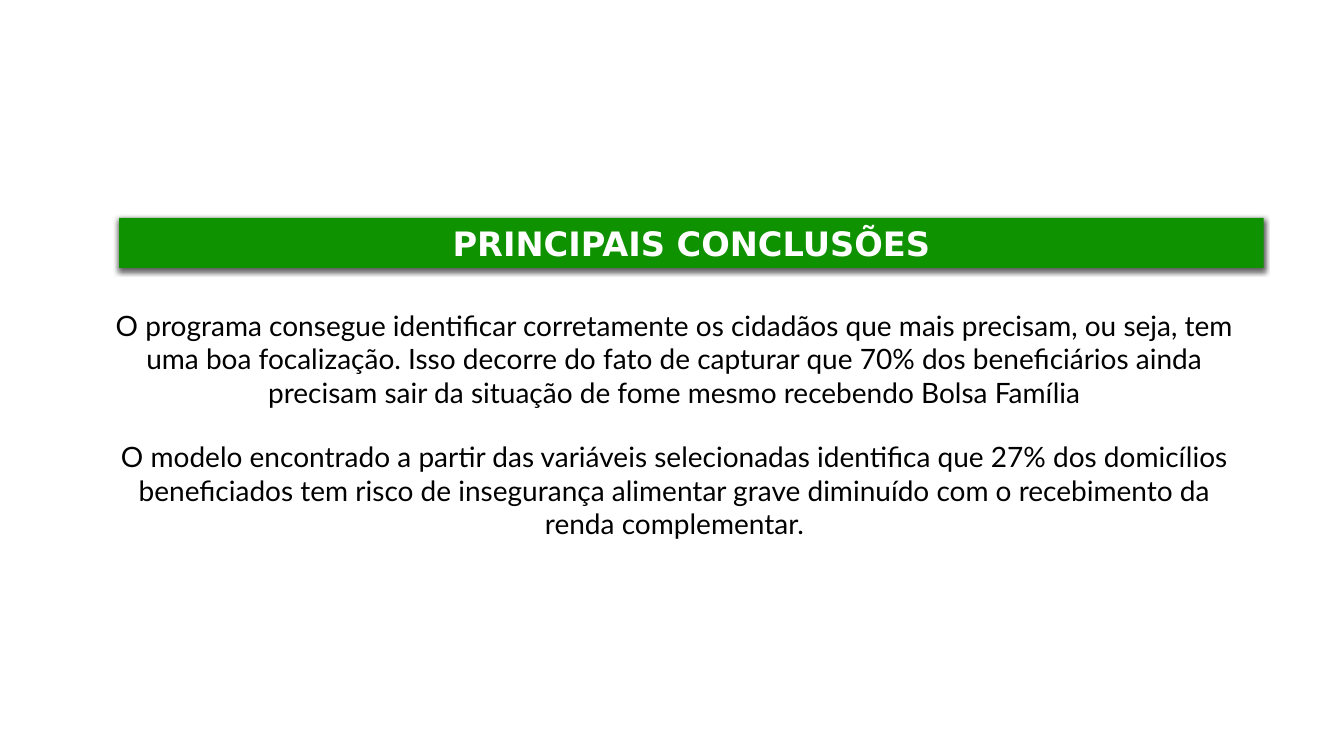
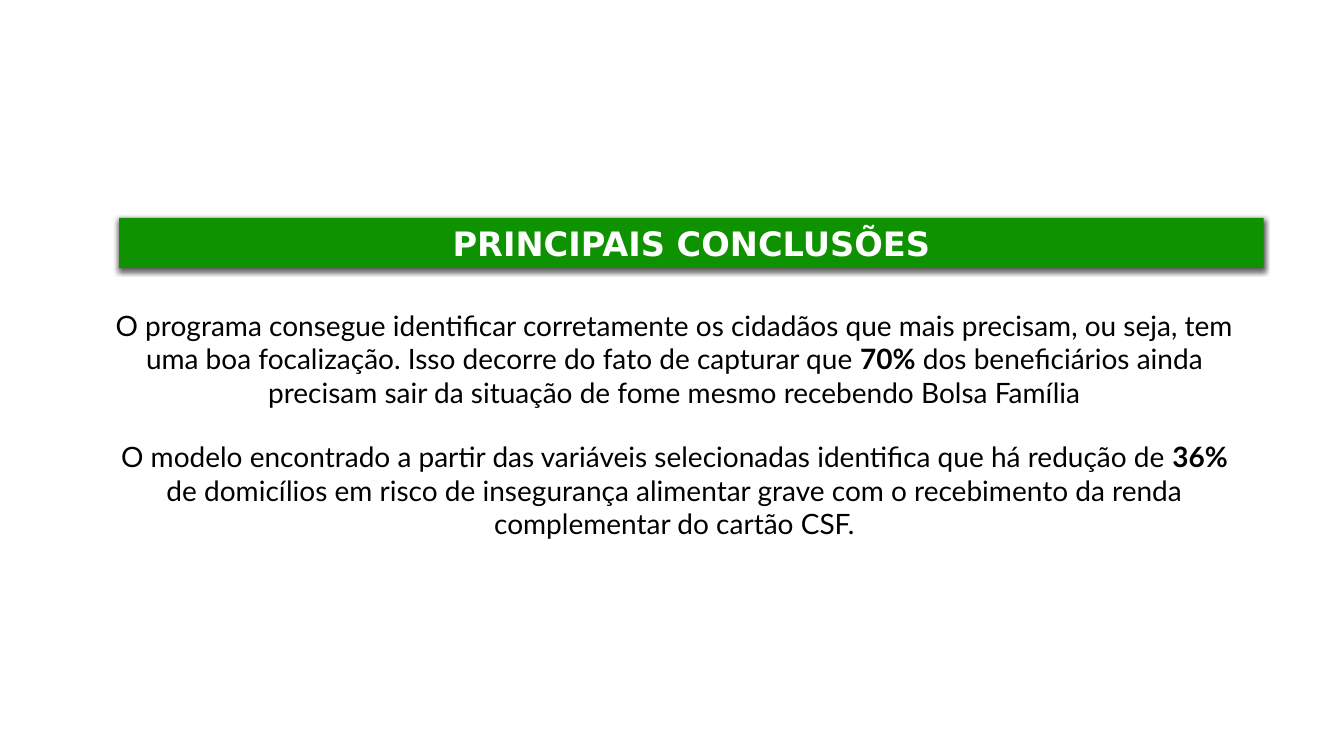
Before and after one commit to DISOC-Estudos-Sociais/indicador_csf, a slide deck: slide 15 of outputs/apresentacao_resultados.pptx. Drawn at 1344x756 pixels with LibreOffice and Linux fonts; fonts in the diff are those of the drawing; background and template pictures are left out. Boxes give left, top, right and bottom in pixels: in the first picture for what was removed or moved away, otherwise in the second. Text is boxed around its words. In the diff, an @@ line names an element or a change of style, - is before the commit and + after.

```diff
--- a/outputs/apresentacao_resultados.pptx
+++ b/outputs/apresentacao_resultados.pptx
@@ text at [116, 315, 1233, 408]: bold on in "70%" @@
@@ text at [121, 446, 1227, 539]: text changed @@
-O modelo encontrado a partir das variáveis selecionadas identifica que 27% dos domicílios beneficiados tem risco de insegurança alimentar grave diminuído com o recebimento da renda complementar.
+O modelo encontrado a partir das variáveis selecionadas identifica que há redução de 36% de domicílios em risco de insegurança alimentar grave com o recebimento da renda complementar do cartão CSF.
```
Also in this commit, not shown: 4 other slides changed, 1 slide added, 1 slide removed, 2 other files.
